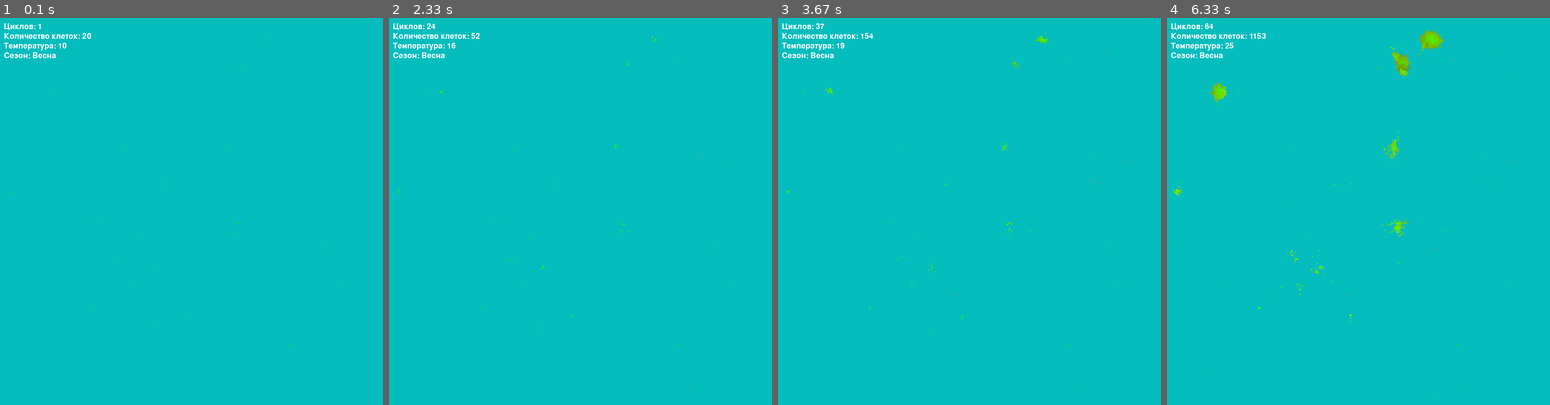
Above: before the commit, frames 1-4 (left to right).
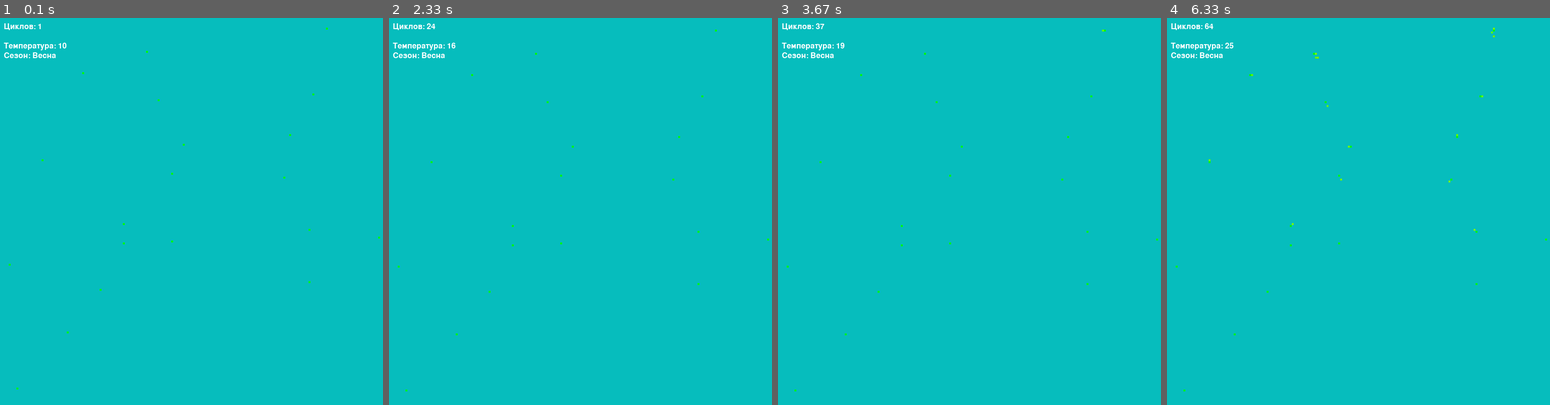
Above: after the commit, the same moments.

Repository: PilotOfAsuka/CellLabPython
Game: pygame game, started from BotsPython.py
Two runs of this game, one before a commit and one after it. Both use one fixed random seed, a clock stepped at 60 frames per second and the inputs below.
Inputs:
- Up to frame 1 (0.1 s): no input
- Up to frame 2 (2.33 s): no input
- Up to frame 3 (3.67 s): no input
- Up to frame 4 (6.33 s): no input

The runs differ from the first frame. In frame 1, 0.2% of the frame differs, in the area x 1-100%, y 2-96%; in frame 2, 0.3%; in frame 3, 0.3%; in frame 4, 1.0%, in the area x 0-100%, y 2-98%.

Commit message:
Update BotsPython.py
Добавлен двухмерный массив для мира

Diff:
--- a/BotsPython.py
+++ b/BotsPython.py
@@ -2,18 +2,20 @@
 import sys
 import random
 import math
+import copy
 
 # Инициализация Pygame
 pygame.init()
 
 # Константы
 WIDTH, HEIGHT = 800, 800
-CELL_SIZE = 2 # размер клетки изменяя этот параметр меняется масштаб
+CELL_SIZE = 4 # размер клетки изменяя этот параметр меняется масштаб
 GRID_SIZE = WIDTH // CELL_SIZE
 cycle_count = 0
 max_temperature_change = 20  # Максимальное изменение температуры
 base_temperature = 10  # Базовая температура
-
+START_NUMOFCELL = 20 # Количество начальных клеток
+Gen_size = 64 #Размер гена
 # словарь направлений
 class Direction:
     UP = 0
@@ -38,34 +40,38 @@
 WHITE = (255, 255, 255)
 BLACK = (0, 0, 0)
 FOOD_COLOR = (133,133,133)
-MAX_CELL_SIZE = 20
-MIN_CELL_SIZE = 10
-START_NUMOFCELL = 20
+
 
 # Класс BotGenome, определяющий поведение и свойства бота
 class BotGenome:
-    def __init__(self, genome_size=64, food = 500, x = 0, y = 0, color=(0, 255, 0)):
+    def __init__(self, food = 500, x = 0, y = 0, color=(0, 255, 0), genome=[random.randint(0, 63) for _ in range(Gen_size)]):
         # Инициализация генома с заданным размером
-        self.genome = [random.randint(0, 63) for _ in range(genome_size)]
+        self.genome = genome
         self.ptr = 0  # УТК (указатель текущей команды)
         self.food = food
         self.position = (x, y)
         self.color = color
-    MAX_ENERGY = 1100  # Максимальный уровень энергии для бота
+    MAX_ENERGY = 2100  # Максимальный уровень энергии для бота
 
         # функция выполнения генома
-    def execute_genome(self, occupied_positions, food_positions):
-        self.food -= calculate_energy_cost(temperature, 10)
+    def execute_genome(self, world_grid):
+        self.food -= calculate_energy_cost(temperature, 15)
         command = self.genome[self.ptr]
-        self.execute_command(command, occupied_positions, food_positions)
+        self.execute_command(command, world_grid)
+        # Проверка на смерть бота, если его пищи нет
+        if self.food < 0:
+            x, y = self.position
+            world_grid[y][x] = None  # Удаление бота из сетки
+        if self.food >= 2000:
+            self.reproduce(world_grid)
 
         # функция выполнений команд
-    def execute_command(self, command,occupied_positions, food_positions):
+    def execute_command(self, command,world_grid):
         # Выполнение команды в зависимости от числа
         if command in range(10,24):
             self.photosynthesis()
-        elif command in range(25,40):
-            self.move(occupied_positions, food_positions)
+        elif command in range(25,30):
+            self.move(world_grid)
         elif command == range(1,9):
             self.how_many_food()
         else:
@@ -75,10 +81,9 @@
         # функция фотосинтеза
     def photosynthesis(self):
         light_intensity = get_light_intensity(self.position[1], cycle_count)
-        self.food += 2 * light_intensity  # Увеличиваем энергию в зависимости от интенсивности света
+        self.food += 1 * light_intensity   # Увеличиваем энергию в зависимости от интенсивности света
         self.food = min(self.food, self.MAX_ENERGY)  # Ограничиваем максимальное количество энергии
         self.move_ptr()
-
 
         # функция команды "сколько у меня еды"
     def how_many_food(self):
@@ -94,7 +99,7 @@
 
         # функция движения клетки и проверки на столкновение
 
-    def move(self, occupied_positions, food_positions):
+    def move(self,world_grid):
         # Модификация для движения бота
         move_dir_index = (self.ptr + 1) % len(self.genome)
         move_dir = self.genome[move_dir_index] % 4  # Теперь у нас только 4 направления
@@ -105,33 +110,20 @@
         x, y = self.position
         new_x, new_y = ((x + dx) % GRID_SIZE, (y + dy) % GRID_SIZE)
 
-        # Проверяем, свободна ли новая позиция
-        if (new_x, new_y) not in occupied_positions:
-            # Удаляем старую позицию из множества занятых позиций
-            occupied_positions.remove((x, y))
-            self.position = new_x, new_y
-            # Добавляем новую позицию в множество занятых позиций
-            occupied_positions.add((new_x, new_y))
-
-            # Проверяем наличие еды и обновляем уровень энергии
-            if (new_x, new_y) in food_positions:
-                food_positions.remove((new_x, new_y))
-                self.food += 1
-                self.food = min(self.food, self.MAX_ENERGY)  # Ограничиваем максимальное количество энергии
-                print("Поглотил еду")
+            # Проверка, свободна ли новая позиция
+        if world_grid[new_y][new_x] is None:
+            # Освобождаем текущую позицию
+            world_grid[y][x] = None
+
+            # Перемещаем бота на новую позицию
+            self.position = (new_x, new_y)
+            world_grid[new_y][new_x] = self
+
+            # Уменьшение количества еды бота за движение
+            self.food -= 10  # логика расхода энергии
 
         dir_index = (self.ptr + 2) % len(self.genome)
         self.ptr = (self.ptr + self.genome[dir_index]) % len(self.genome)
-
-
-
-        # функция поворота (НЕреализованно)
-    def rotate(self):
-        rotate_dir_index = (self.ptr + 1) % len(self.genome)
-        rotate_dir = self.genome[rotate_dir_index] % 8
-        # Пример команды "Rotate"
-        #print(f"Бот повернулся на {rotate_dir} ")
-        return(rotate_dir)
 
         # функция перемещения УТК
     def move_ptr_to(self):
@@ -144,62 +136,67 @@
         self.ptr = (self.ptr + 1) % len(self.genome)
 
         # функция мутации
-    def mutate(self, position, new_value):
-        self.genome[position] = new_value
+    def mutate_genome(self, genome):
+        mutation_chance = 0.05  # Шанс мутации для каждого гена
+        for i in range(len(genome)):
+            if random.random() < mutation_chance:
+                genome[i] = random.randint(0, 63)  # Новое случайное значение гена
 
 
         # функция деления
-    def reproduce(self, bots):
-
+    def reproduce(self, world_grid):
         # Получаем список свободных позиций вокруг бота
-        free_positions = self.get_free_adjacent_positions(occupied_positions)
+        free_positions = self.get_free_adjacent_positions(world_grid)
 
         if not free_positions:
-            return None  # Нет свободных позиций для размножения
-
+            self.food -= 500 # Нет свободных позиций для размножения
+            return
         # Выбираем случайную свободную позицию для нового бота
         new_position = random.choice(free_positions)
-
-        # Создаем нового бота в выбранной позиции
+        x, y = new_position
+
+        # Копируем геном родителя
+        new_genome = copy.deepcopy(self.genome)
+
+        # Проводим мутацию в геноме
+        self.mutate_genome(new_genome)
+
+        # Создаем нового бота с мутированным геномом
         red_component = max(0, min(255, int(temperature * 5)))
-        new_color = (red_component, max(self.color[1] - 10, 0), 0)  # Новый цвет для бота
-        new_bot = BotGenome(genome_size=len(self.genome), food=self.food // 2, x=new_position[0], y=new_position[1], color=new_color)
-        self.food //= 2  # Делим энергию между родителем и потомком
-        return new_bot
-
+        new_color = (red_component, max(self.color[1] - 10, 0), 0)
+        new_bot = BotGenome(food=self.food // 2, x=x, y=y, color=new_color, genome=new_genome)
+        world_grid[y][x] = new_bot
+        self.food //= 4
 
         # функция получения свободного места вокруг
-    def get_free_adjacent_positions(self, occupied_positions):
-        adjacent_positions = [
-            ((self.position[0] + dx) % GRID_SIZE, (self.position[1] + dy) % GRID_SIZE)
-            for dx in [-1, 0, 1] for dy in [-1, 0, 1] if not (dx == 0 and dy == 0)
-        ]
-        return [pos for pos in adjacent_positions if pos not in occupied_positions]
-        # функция проверки свободного места
-
-    def is_space_to_reproduce(self, occupied_positions):
-        # Вычисляем соседние позиции
-        adjacent_positions = [
-            ((self.position[0] + dx) % GRID_SIZE, (self.position[1] + dy) % GRID_SIZE)
-            for dx in [-1, 0, 1] for dy in [-1, 0, 1] if not (dx == 0 and dy == 0)
-        ]
-        # Проверяем, есть ли хотя бы одна свободная позиция
-        return any(pos not in occupied_positions for pos in adjacent_positions)
+    def get_free_adjacent_positions(self, world_grid):
+        x, y = self.position
+        free_positions = []
+        for dx in [-1, 0, 1]:
+            for dy in [-1, 0, 1]:
+                if dx == 0 and dy == 0:
+                    continue
+                nx, ny = (x + dx) % GRID_SIZE, (y + dy) % GRID_SIZE
+                if world_grid[ny][nx] is None:
+                    free_positions.append((nx, ny))
+        return free_positions
+
 
 
 
 #>>>>>>отдельные функции<<<<<<<<<
 # функция расчёта потребления энергии от температуры
 def calculate_energy_cost(temperature, base_energy_cost):
-    optimal_temperature = 10  # Оптимальная температура
+    optimal_temperature = 20  # Оптимальная температура
     if temperature >= optimal_temperature:
         # Энергозатраты увеличиваются с понижением температуры ниже оптимальной
-        energy_cost_multiplier = 1 + (optimal_temperature - temperature) * 0.05
+        energy_cost_multiplier = (optimal_temperature - temperature) * 0.03
     else:
         # Энергозатраты увеличиваются ещё сильнее при очень низких температурах
-        energy_cost_multiplier = 1 + (optimal_temperature - temperature) * 0.2
+        energy_cost_multiplier = (optimal_temperature - temperature) * 0.05
 
     return base_energy_cost * energy_cost_multiplier
+
 # функция получения сезона
 def draw_season_info(season):
     season_text = font.render(f'Сезон: {season}', True, WHITE)
@@ -230,11 +227,12 @@
     count_text = font.render(f'Количество клеток: {len(bots)}', True, WHITE)
     screen.blit(count_text, (10, 30))  # Меняйте положение текста при необходимости
 
-# функция отрисовки еды
-def draw_food_cells(food_position):
-    for pos in food_position:
-        rect = pygame.Rect(pos[0] * CELL_SIZE, pos[1] * CELL_SIZE, CELL_SIZE, CELL_SIZE)
-        pygame.draw.rect(screen, FOOD_COLOR, rect) # FOOD_COLOR - цвет еды
+
+# Функция отрисовки бота
+def draw_bot(bot):
+    x, y = bot.position
+    rect = pygame.Rect(x * CELL_SIZE, y * CELL_SIZE, CELL_SIZE, CELL_SIZE)
+    pygame.draw.rect(screen, bot.color, rect)
 
 # функция отрисовки клеток
 def draw_bots(bots):
@@ -247,7 +245,7 @@
 def get_light_intensity(y, cycle_count):
     season_length = 450  # Длина сезонного цикла
     season_phase = (cycle_count % season_length) / season_length
-    season_intensity = math.sin(season_phase * 2 * math.pi)  # Синусоидальная функция для имитации сезонов
+    season_intensity = math.sin(season_phase * 1 * math.pi)  # Синусоидальная функция для имитации сезонов
     vertical_intensity = max(1, GRID_SIZE - y)  # Изначальная логика
     return vertical_intensity * (0.5 * season_intensity + 0.5)
 
@@ -264,25 +262,23 @@
     text = font.render(f'Темпeратура: {temperature}', True, WHITE)
     screen.blit(text, (10, 50))  # Размещение текста в левом верхнем углу
 
-# функция генерации позиции еды зависищая от высоты
-def generate_food_position(width, height):
-    x = random.randint(0, width - 1)
-    if random.random() < 0.7:  # 70% вероятность
-        y = random.randint(height // 2, height - 1)  # Нижняя половина
-    else:
-        y = random.randint(0, height // 2 - 1)  # Верхняя половина
+# Инициализация двумерного массива мира
+world_grid = [[None for _ in range(GRID_SIZE)] for _ in range(GRID_SIZE)]
+
+# Функция для генерации случайной свободной позиции
+def random_position(world_grid):
+    x, y = random.randint(0, GRID_SIZE - 1), random.randint(0, GRID_SIZE - 1)
+    while world_grid[y][x] is not None:
+        x, y = random.randint(0, GRID_SIZE - 1), random.randint(0, GRID_SIZE - 1)
     return x, y
 
-# Создание нескольких ботов
-bots = [BotGenome(x=random.randint(0, GRID_SIZE - 1), y=random.randint(0, GRID_SIZE - 1)) for _ in range(START_NUMOFCELL)]
-food_cells = []
-new_bots = []
-food_positions = ()
-
-
-# Основной цикл игры
+for _ in range(START_NUMOFCELL):
+    x, y = random_position(world_grid)
+    bot = BotGenome(x=x, y=y)
+    world_grid[y][x] = bot
+
+# Основной цикл
 while True:
-    food_positions = set(food_cells)
     update_temperature(cycle_count)  # Обновляем температуру
     current_season = get_current_season(cycle_count) #Обновляем сезон
 
@@ -291,57 +287,24 @@
             pygame.quit()
             sys.exit()
 
-    # Фильтрация ботов с энергией >= 0
-    bots = [bot for bot in bots if bot.food >= 0]
-    for bot in bots:
-        if bot.food < 0:
-            occupied_positions.remove(bot.position)  # Удаляем позицию умершего бота
-
-    # Обновление словаря занятых позиций после удаления ботов
-    occupied_positions = set((bot.position[0], bot.position[1]) for bot in bots)
-
-
-    # Обновляем состояние каждого бота и фильтруем тех, кто может размножаться
-    # Генератор для активных ботов, которые могут двигаться и размножаться
-    active_bots = (bot for bot in bots if bot.food >= 0 and bot.is_space_to_reproduce(occupied_positions))
-    bots_ready_for_reproduction = [bot for bot in bots if bot.food > 1000 and bot.is_space_to_reproduce(occupied_positions)]
-    un_active_bots = (bot for bot in bots if bot.food >= 0 and not bot.is_space_to_reproduce(occupied_positions))
-    for bot in active_bots:
-        bot.execute_genome(occupied_positions, food_positions)
-    for bot in un_active_bots:
-        bot.food -= 1
-
-        # Если бот готов к размножению, пытаемся создать нового бота
-    for bot in bots_ready_for_reproduction:
-        new_bot = bot.reproduce(occupied_positions)
-        if new_bot:
-            new_bots.append(new_bot)
-            occupied_positions.add(new_bot.position)  # Добавляем позицию нового бота
-
-
-    # Случайное появление еды
-    if random.random() < 0.3:  # 30% вероятность
-        food_position = generate_food_position(GRID_SIZE - 1, GRID_SIZE - 1)
-        # Убедимся, что еда не появляется на занятой клетке
-        if food_position not in occupied_positions and food_position not in food_cells:
-            food_cells.append(food_position)
-
-
-    # В конце основного игрового цикла
-    bots.extend(new_bots)  # Добавляем новых ботов в основной список
-    new_bots.clear()       # Очищаем список новых ботов для следующего цикла
-
-
-
-
-    food_positions = set(food_cells)
+    # Обновление состояния каждого бота
+    for y in range(GRID_SIZE):
+        for x in range(GRID_SIZE):
+            bot = world_grid[y][x]
+            if bot is not None:
+                bot.execute_genome(world_grid)
+
     # Обновление дисплея
     screen.fill(BKG_color)
-    draw_bots(bots)
-    draw_food_cells(food_positions)
+
+    for y in range(GRID_SIZE):
+        for x in range(GRID_SIZE):
+            bot = world_grid[y][x]
+            if bot is not None:
+                draw_bot(bot)
+
     cycle_count += 1
     draw_cycle_count(cycle_count)
-    draw_bot_count(bots)
     draw_temp_count(temperature)
     draw_season_info(current_season)
     pygame.display.flip()
